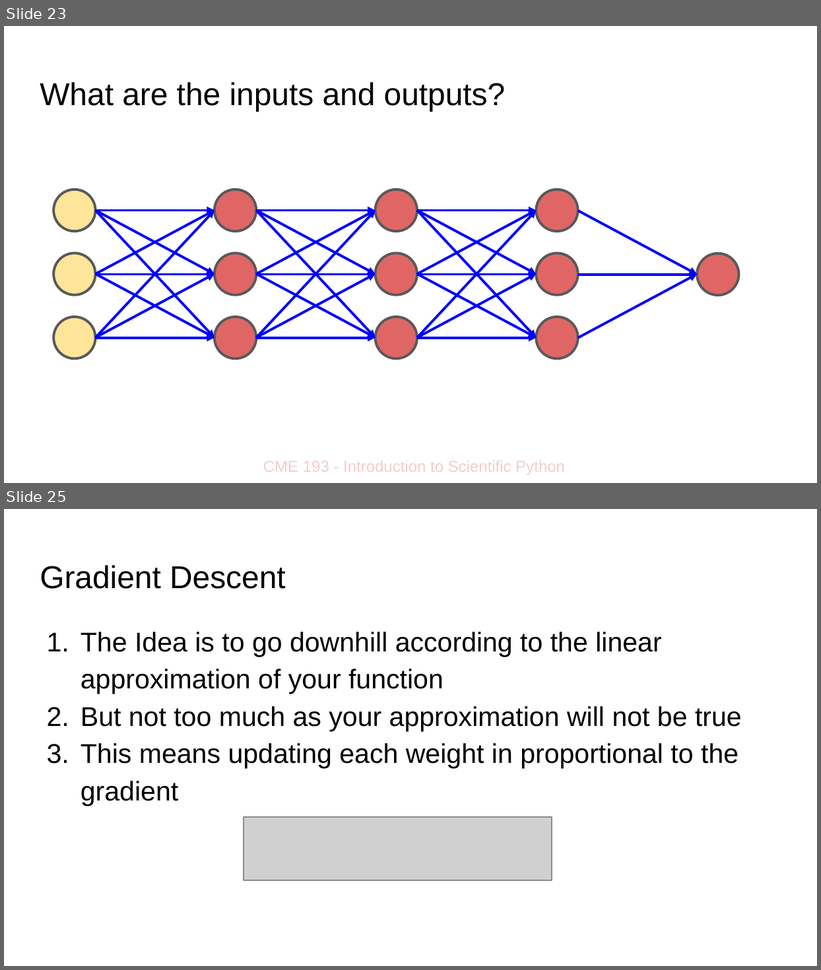
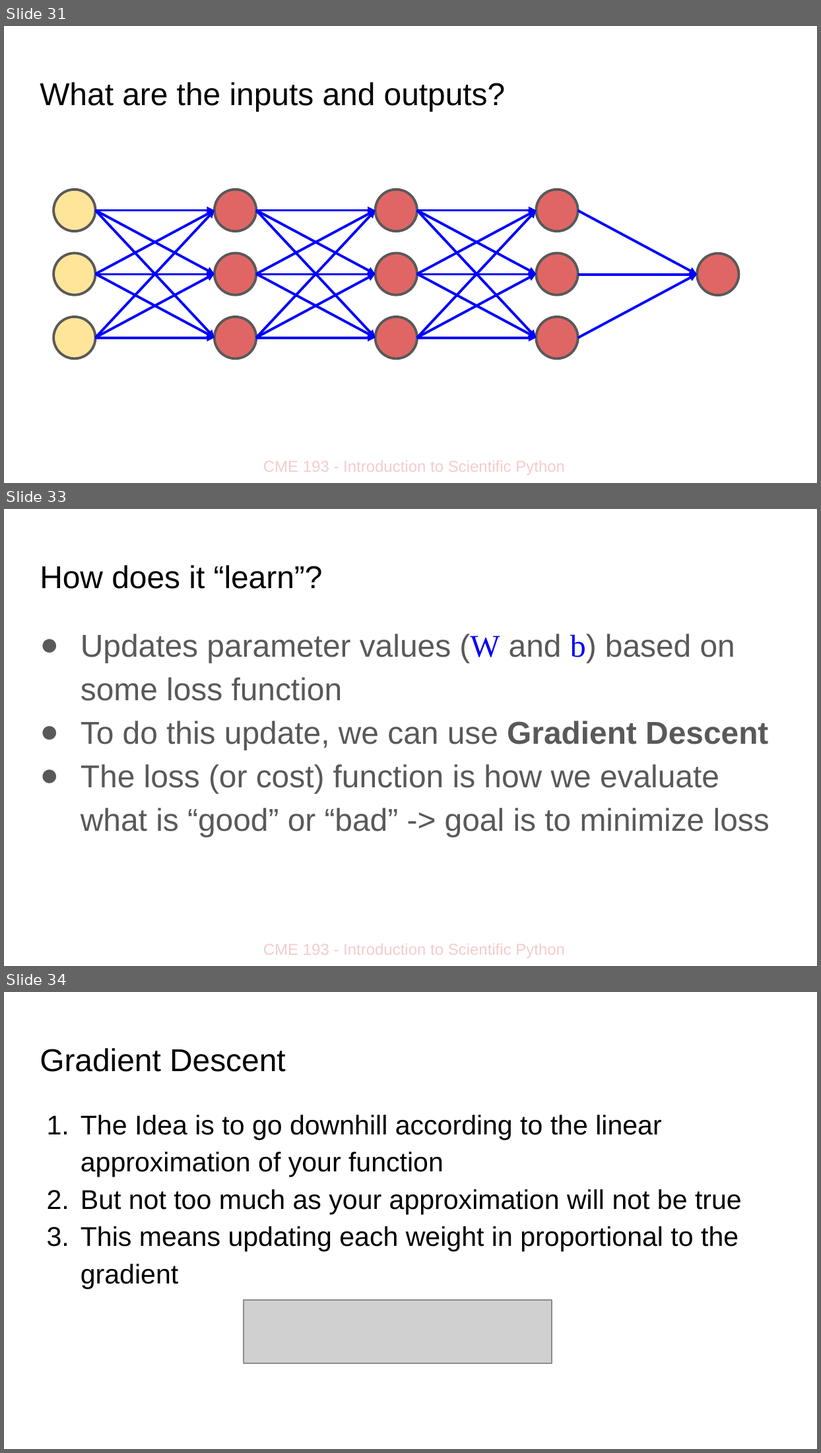
Before and after one commit to lreeder7/CME193_lectures, a slide deck: lectures/CME193 Neural Networks Intro copy.pptx. Shown one above the other, each under a label of ours: slides 23 and 25 before the commit, slides 31, 33 and 34 after it; the slides between them are not shown. The pictures are 821x970 and 821x1453 pixels, drawn with LibreOffice and Linux fonts; fonts in the diff are those of the drawing; grey boxes stand for pictures. Boxes give left, top, right and bottom in pixels: in the first picture for what was removed or moved away, otherwise in the second. Text is boxed around its words. In the diff, an @@ line names an element or a change of style, - is before the commit and + after.

```diff
--- a/lectures/CME193 Neural Networks Intro copy.pptx
+++ b/lectures/CME193 Neural Networks Intro copy.pptx
@@ slide 33 added at (x1=4, y1=509, x2=817, y2=966), background #FFFFFF; not listed: 1 template element that a slide beside it also shows @@
@@ title added at (x1=40, y1=565, x2=323, y2=589), 28 pt, text #000000 @@
+How does it “learn”?
@@ text added at (x1=81, y1=634, x2=770, y2=837), 28 pt, text #595959 @@
+● Updates parameter values (W and b) based on some loss function
+● To do this update, we can use Gradient Descent
+● The loss (or cost) function is how we evaluate what is “good” or “bad” -> goal is to minimize loss
@@ what was slide 23 is now slide 31 @@
@@ what was slide 25 is now slide 34 @@
```
Also in this commit, not shown: 14 slides changed, 8 other slides added.
